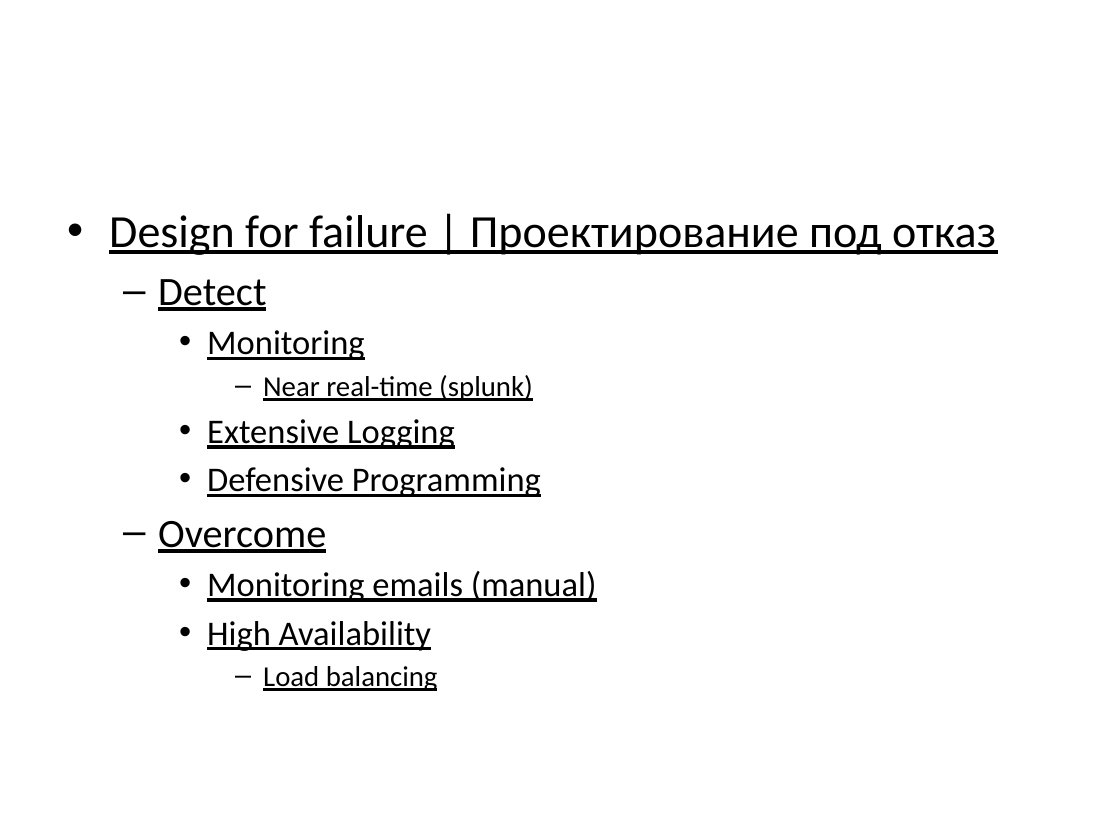
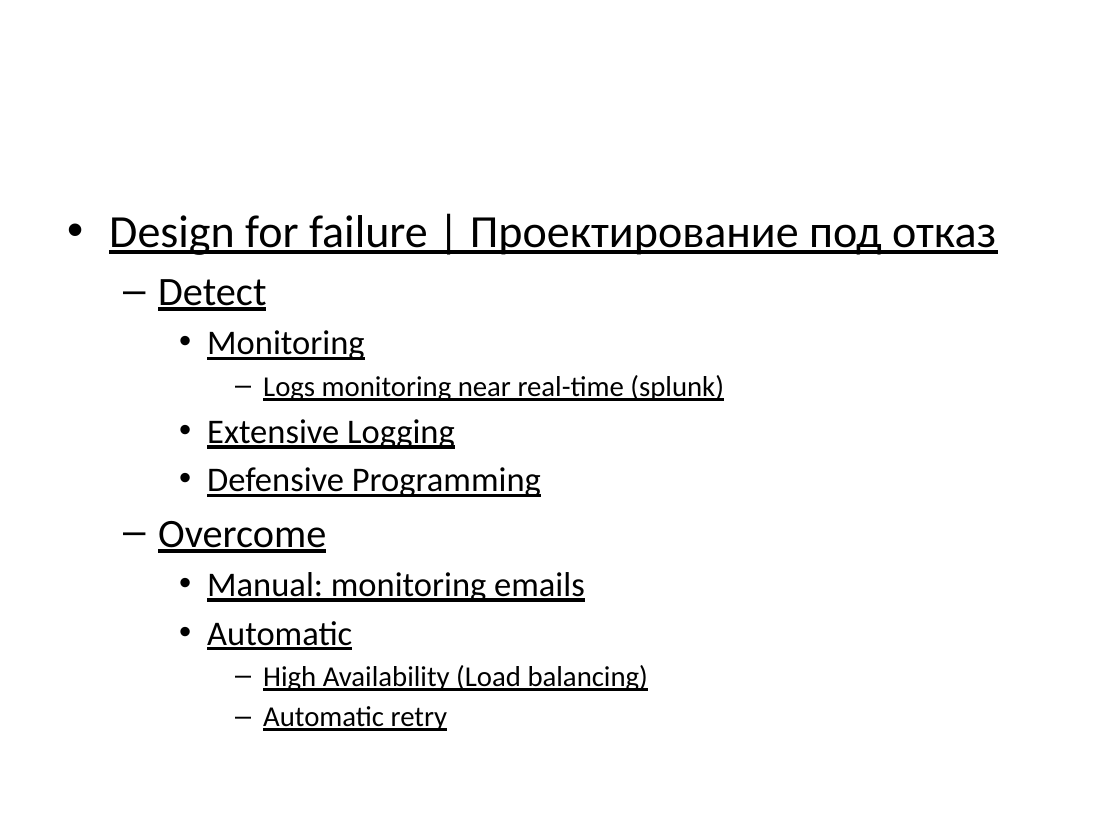
Before and after one commit to vitali-kviatkouski/personal, a slide deck: slide 13 of Microservices.pptx (slide 8 before the commit). Drawn at 1120x840 pixels with LibreOffice and Linux fonts; fonts in the diff are those of the drawing. Boxes give left, top, right and bottom in pixels: in the first picture for what was removed or moved away, otherwise in the second. Text is boxed around its words. In the diff, an @@ line names an element or a change of style, - is before the commit and + after.

```diff
--- a/Microservices.pptx
+++ b/Microservices.pptx
@@ text at <box>263,375,724,401</box>: text changed @@
-      – Near real-time (splunk)
+      – Logs monitoring near real-time (splunk)
@@ text at <box>207,572,648,731</box>: text changed; size 22.2 to 18.5 pt @@
-    • Monitoring emails (manual)
-    • High Availability
-      – Load balancing
+    • Manual: monitoring emails
+    • Automatic
+      – High Availability (Load balancing)
+      – Automatic retry
```
Also in this commit, not shown: 7 other slides changed, 6 slides added, 1 slide removed.
